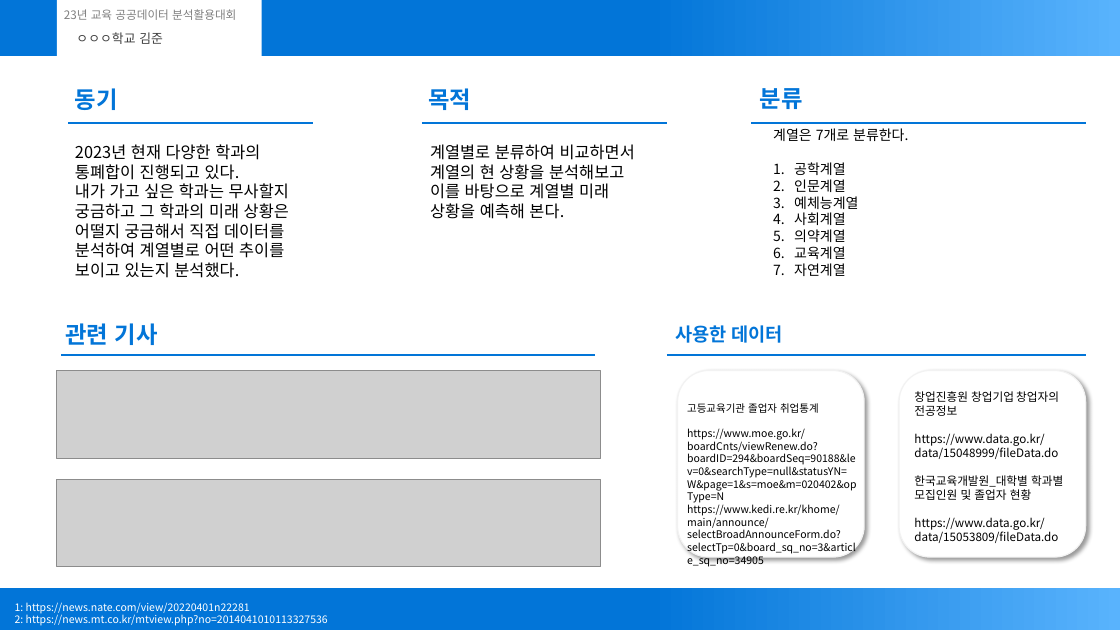
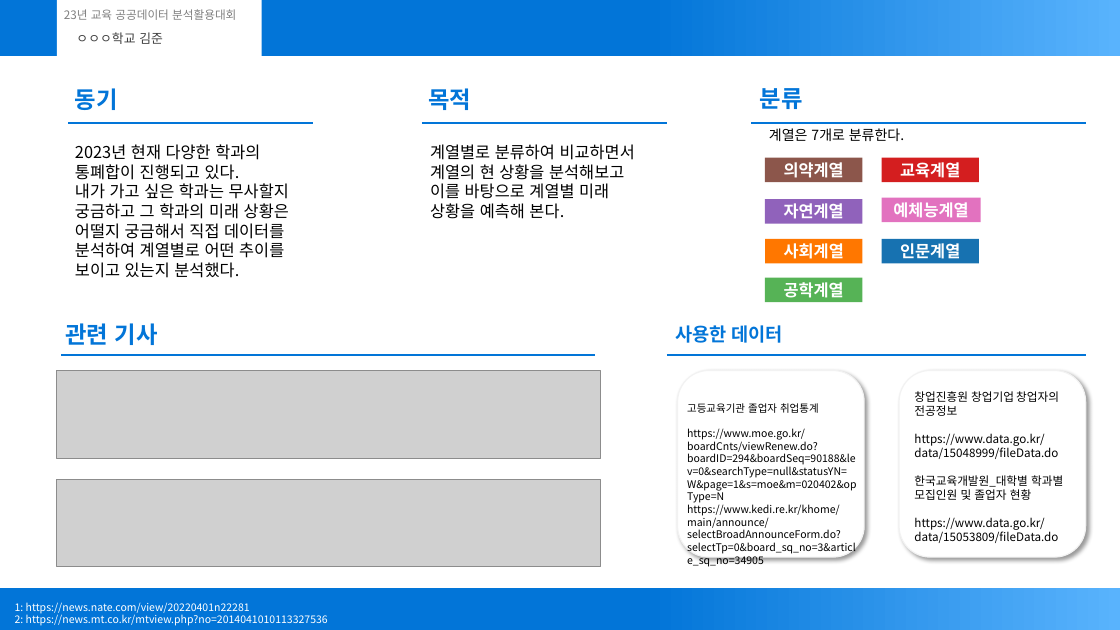
Before and after one commit to joon-11/23_dataAnalisysContestProject, a slide deck: slide 2 of submit (3).pptx. Drawn at 1120x630 pixels with LibreOffice and Linux fonts; fonts in the diff are those of the drawing; grey boxes stand for pictures. Boxes give left, top, right and bottom in pixels: in the first picture for what was removed or moved away, otherwise in the second. Text is boxed around its words. In the diff, an @@ line names an element or a change of style, - is before the commit and + after.

```diff
--- a/submit (3).pptx
+++ b/submit (3).pptx
@@ rectangle added at (x1=765, y1=158, x2=863, y2=182), fill #8C564B, 14 pt, text #FFFFFF, bold @@
+의약계열
@@ text at (x1=794, y1=162, x2=858, y2=276): paragraphs removed @@
-1. 공학계열
-2. 인문계열
-3. 예체능계열
-4. 사회계열
-5. 의약계열
-6. 교육계열
-7. 자연계열
@@ rectangle added at (x1=881, y1=158, x2=979, y2=182), fill #D41E1F, 14 pt, text #FFFFFF, bold @@
+교육계열
@@ rectangle added at (x1=765, y1=199, x2=863, y2=223), fill #9062BB, 14 pt, text #FFFFFF, bold @@
+자연계열
@@ rectangle added at (x1=881, y1=197, x2=981, y2=222), fill #E272BF, 14 pt, text #FFFFFF, bold @@
+예체능계열
@@ rectangle added at (x1=765, y1=239, x2=863, y2=264), fill #FF7700, 14 pt, text #FFFFFF, bold @@
+사회계열
@@ rectangle added at (x1=881, y1=239, x2=979, y2=264), fill #1772B1, 14 pt, text #FFFFFF, bold @@
+인문계열
@@ rectangle added at (x1=765, y1=278, x2=863, y2=302), fill #56B356, 14 pt, text #FFFFFF, bold @@
+공학계열
```
Also in this commit, not shown: 3 other slides changed.
